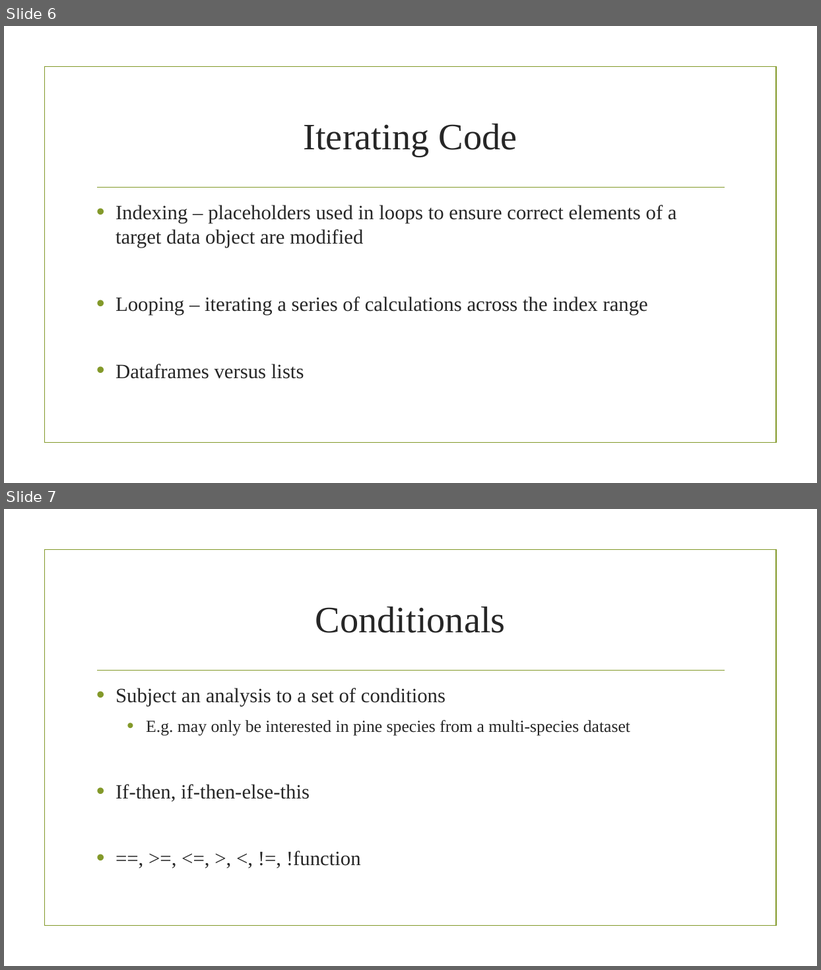
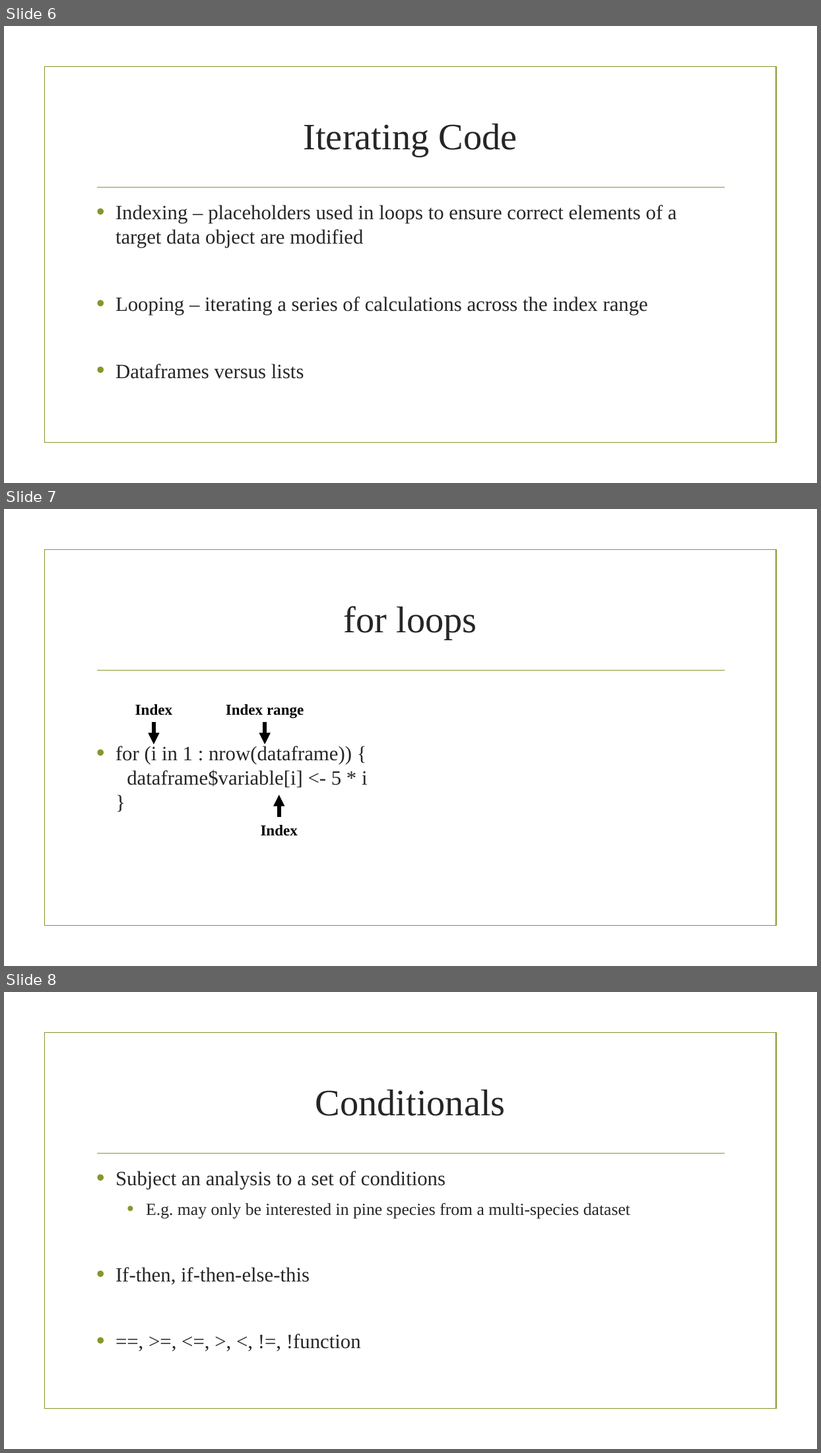
Before and after one commit to jstinzi/R-UNM-Biology-Workshop, a slide deck: Intermediate Workshop/Intermediate_Concepts_R.pptx. Shown one above the other, each under a label of ours: slides 6 and 7 before the commit, slides 6, 7 and 8 after it. The pictures are 821x970 and 821x1453 pixels, drawn with LibreOffice and Linux fonts; fonts in the diff are those of the drawing; background and template pictures are left out. Boxes give left, top, right and bottom in pixels: in the first picture for what was removed or moved away, otherwise in the second. Text is boxed around its words. In the diff, an @@ line names an element or a change of style, - is before the commit and + after.

```diff
--- a/Intermediate Workshop/Intermediate_Concepts_R.pptx
+++ b/Intermediate Workshop/Intermediate_Concepts_R.pptx
@@ slide 7 added at [4,509,817,966], background picture (left out); not listed: 2 template elements that a slide beside it also shows @@
@@ title added at [344,606,477,640], 44 pt, text #262626 @@
+for loops
@@ text added at [135,704,172,716], 18 pt, text #000000, bold @@
+Index
@@ text added at [226,704,304,718], 18 pt, text #000000, bold @@
+Index range
@@ arrow added from (154, 722) to (154, 745), #000000 4.5 pt @@
@@ arrow added from (265, 722) to (265, 745), #000000 4.5 pt @@
@@ text added at [116,746,368,788], 24 pt, text #262626 @@
+• for (i in 1 : nrow(dataframe)) {
+  dataframe$variable[i] <- 5 * i
+  }
@@ arrow added from (279, 818) to (279, 795), #000000 4.5 pt @@
@@ text added at [261,825,298,836], 18 pt, text #000000, bold @@
+Index
@@ what was slide 7 is now slide 8 @@
```
Also in this commit, not shown: 1 other file.
